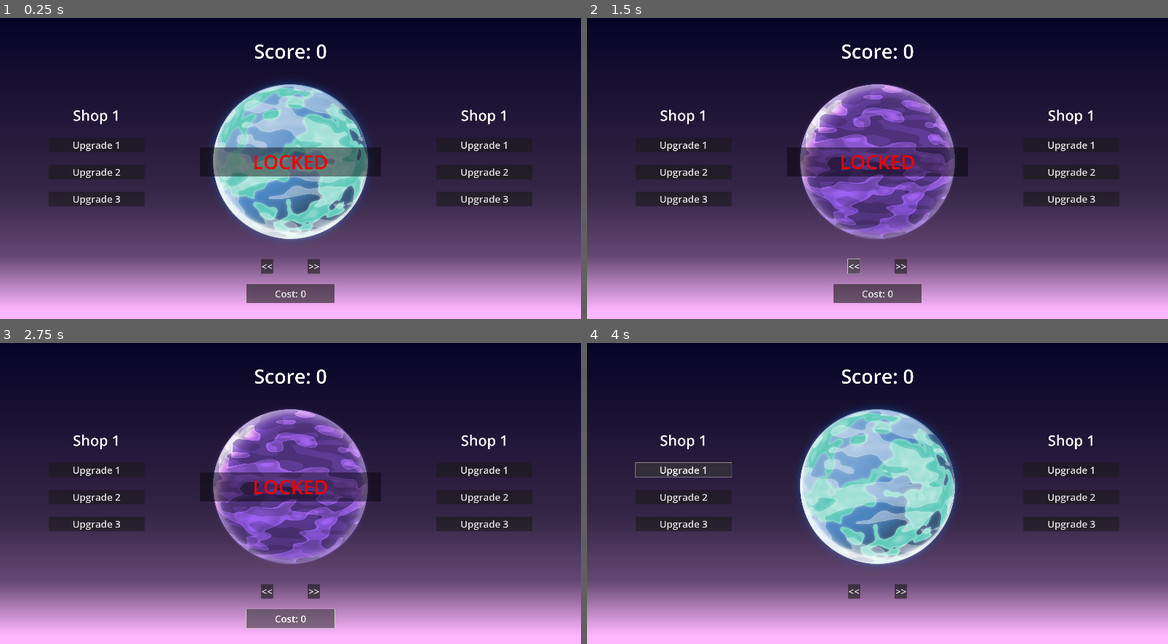
Above: before the commit, frames 1-4 (two rows, left to right).
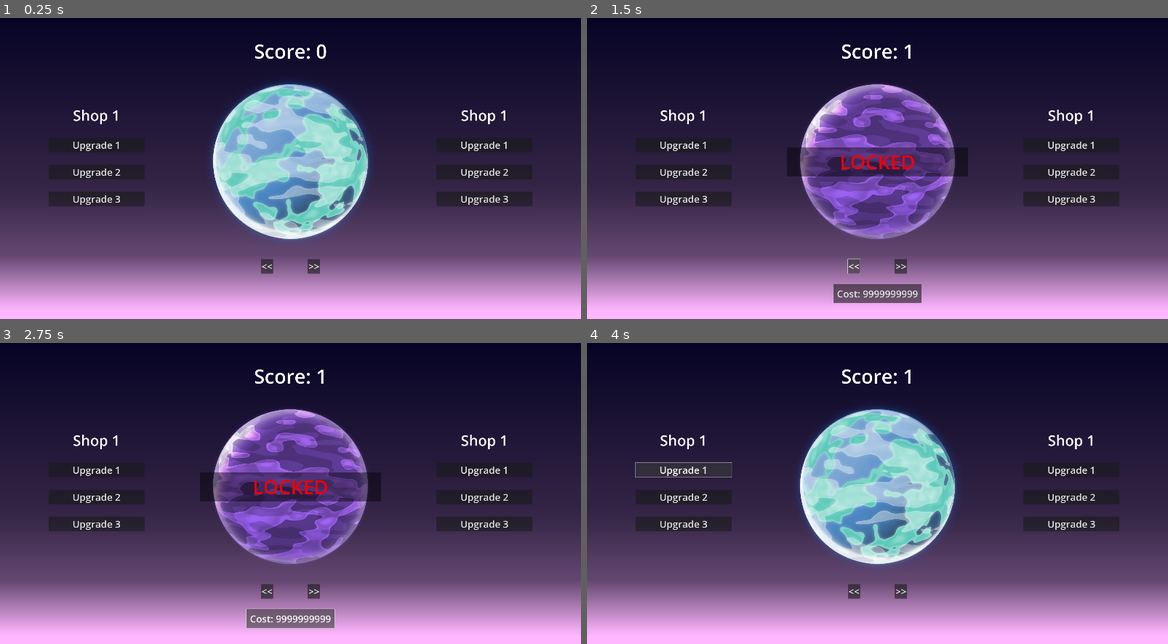
Above: after the commit, the same moments.

Repository: JStaed/planet-clicker-game
Game: Godot game, scene res://scenes/main.tscn
Two runs of this game, one before a commit and one after it. Both use one fixed random seed, a clock stepped at 60 frames per second and the inputs below. The project has no main scene, so this scene is started directly.
Inputs (mouse positions are in pixels of both pictures, inside the frame that each line leads up to):
- Up to frame 1 (0.25 s): no input
- Up to frame 2 (1.5 s): click (877, 162) at 0.5 s; click "<<" at 1.25 s
- Up to frame 3 (2.75 s): click "Cost: 0" (after the commit: "Cost: 9999999999") at 2 s
- Up to frame 4 (4 s): click ">>" at 2.75 s; click "Upgrade 1" at 3.5 s

The runs differ from the first frame. In frame 1, 4.0% of the frame differs, in the area x 34-66%, y 42-95%; in frame 2, 0.2%; in frame 3, 0.2%; in frame 4, less than 0.1%.

Commit message:
Finished Skin Selection

Diff:
--- a/scenes/main.tscn
+++ b/scenes/main.tscn
@@ -117,6 +117,7 @@
 texture_normal = ExtResource("1_o5qli")
 
 [node name="Control" type="Control" parent="CanvasLayer/Control/CanvasContainer/Middle/PlanetButton"]
+visible = false
 anchors_preset = 0
 offset_right = 40.0
 offset_bottom = 40.0
@@ -248,5 +249,6 @@
 size_flags_stretch_ratio = 0.5
 
 [connection signal="pressed" from="CanvasLayer/Control/CanvasContainer/Middle/PlanetButton" to="CanvasLayer/Control" method="_on_click_planet"]
+[connection signal="pressed" from="CanvasLayer/Control/CanvasContainer/Middle/PlanetButton/Control/BuySpriteButton" to="CanvasLayer/Control" method="_purchase_planet_sprite"]
 [connection signal="pressed" from="CanvasLayer/Control/CanvasContainer/Middle/PlanetChangeButtons/Button" to="CanvasLayer/Control" method="_cycle_planet_sprite_backward"]
 [connection signal="pressed" from="CanvasLayer/Control/CanvasContainer/Middle/PlanetChangeButtons/Button2" to="CanvasLayer/Control" method="_cycle_planet_sprite_forward"]
--- a/scripts/control_manager.gd
+++ b/scripts/control_manager.gd
@@ -20,15 +20,15 @@
 ]
 var sprite_prices = [
 	0,
-	1,
-	2,
-	3,
-	4,
-	5,
-	6,
-	7,
-	8,
-	9
+	1000,
+	50000,
+	250000,
+	1000000,
+	10000000,
+	100000000,
+	500000000,
+	1000000000,
+	9999999999
 ]
 
 @onready var planet_sprites = [
@@ -46,7 +46,7 @@
 
 func _on_click_planet() -> void: # Increments score by increment value when the planet is clicked
 	if unlocked_sprites[selected_sprite]:
-		score += score_increment * selected_sprite
+		score += score_increment * (1 + selected_sprite)
 		$CanvasContainer/Middle/ScoreLabel.text = "Score: " + str(score)
 	else:
 		pass
@@ -63,6 +63,7 @@
 	if score >= sprite_prices[selected_sprite]:
 		score -= sprite_prices[selected_sprite]
 		unlocked_sprites[selected_sprite] = true
+		update_planet_sprite()
 
 func increment_clamped(base: int, value_min: int, value_max: int, increment: int = 1) -> int:
 	base += increment
@@ -75,4 +76,5 @@
 func update_planet_sprite() -> void:
 	$CanvasContainer/Middle/PlanetButton.texture_normal = planet_sprites[selected_sprite]
 	$CanvasContainer/Middle/PlanetButton/Control.visible = !unlocked_sprites[selected_sprite]
+	$CanvasContainer/Middle/PlanetButton/Control/BuySpriteButton.text = "Cost: " + str(sprite_prices[selected_sprite])
 	print(unlocked_sprites[selected_sprite])
